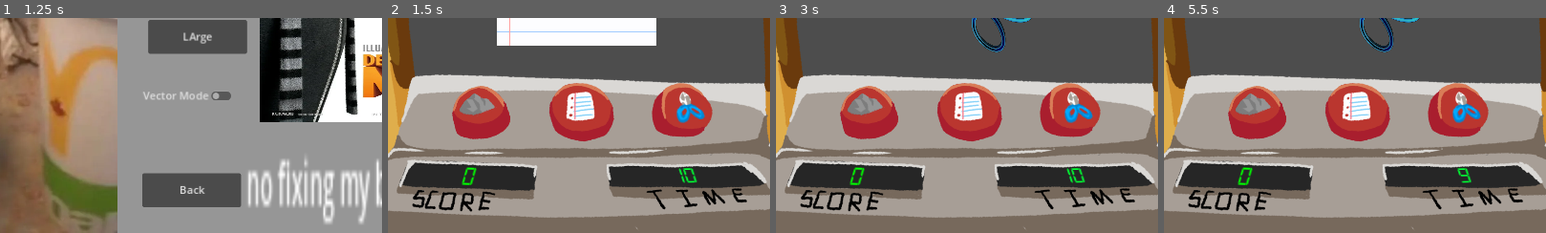
Above: before the commit, frames 1-4 (left to right).
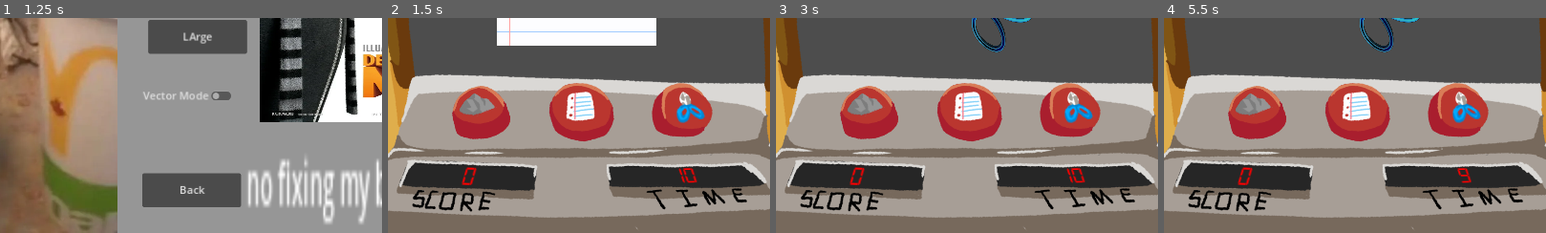
Above: after the commit, the same moments.

Repository: CoolCoderMan281/Rock-Paper-Panic
Game: Godot game, scene res://Scenes/mainmenu.tscn
Same seed, same stepped clock (60 frames per second), same inputs: the game is played once before the commit and once after it.
Inputs (mouse positions are % of the whole screen's width and height, from its top left):
- Up to frame 1 (1.25 s): click "Play" at 0.5 s
- Up to frame 2 (1.5 s): click "Small" at 1.25 s
- Up to frame 3 (3 s): click (37, 72) at 2 s; click "PLAY AGAIN" at 2.75 s
- Up to frame 4 (5.5 s): click (51, 73) at 3.5 s; click "PLAY AGAIN" at 4.25 s; click (63, 72) at 5 s
The pictures show only the part of the screen within x 25-75%, y 50-100%; the shares and areas given below are measured in that part.

Frame 1 is identical in both runs. In frame 2, 0.4% of the frame differs, in the area x 19-81%, y 69-78%; in frame 3, 0.4%; in frame 4, 0.3%.

Commit message:
text colro changed from nerd request

Diff:
--- a/Scenes/main.tscn
+++ b/Scenes/main.tscn
@@ -91,7 +91,7 @@
 offset_bottom = 140.031
 rotation = 0.0385689
 theme = ExtResource("7_gp2xf")
-theme_override_colors/font_color = Color(0, 1, 0, 1)
+theme_override_colors/font_color = Color(1, 0, 0, 1)
 theme_override_font_sizes/font_size = 40
 text = "0"
 horizontal_alignment = 1
@@ -173,7 +173,7 @@
 offset_right = 170.444
 offset_bottom = 74.6525
 theme = ExtResource("7_gp2xf")
-theme_override_colors/font_color = Color(0, 1, 0.2, 1)
+theme_override_colors/font_color = Color(1, 0, 0, 1)
 theme_override_font_sizes/font_size = 40
 text = "10"
 horizontal_alignment = 1
